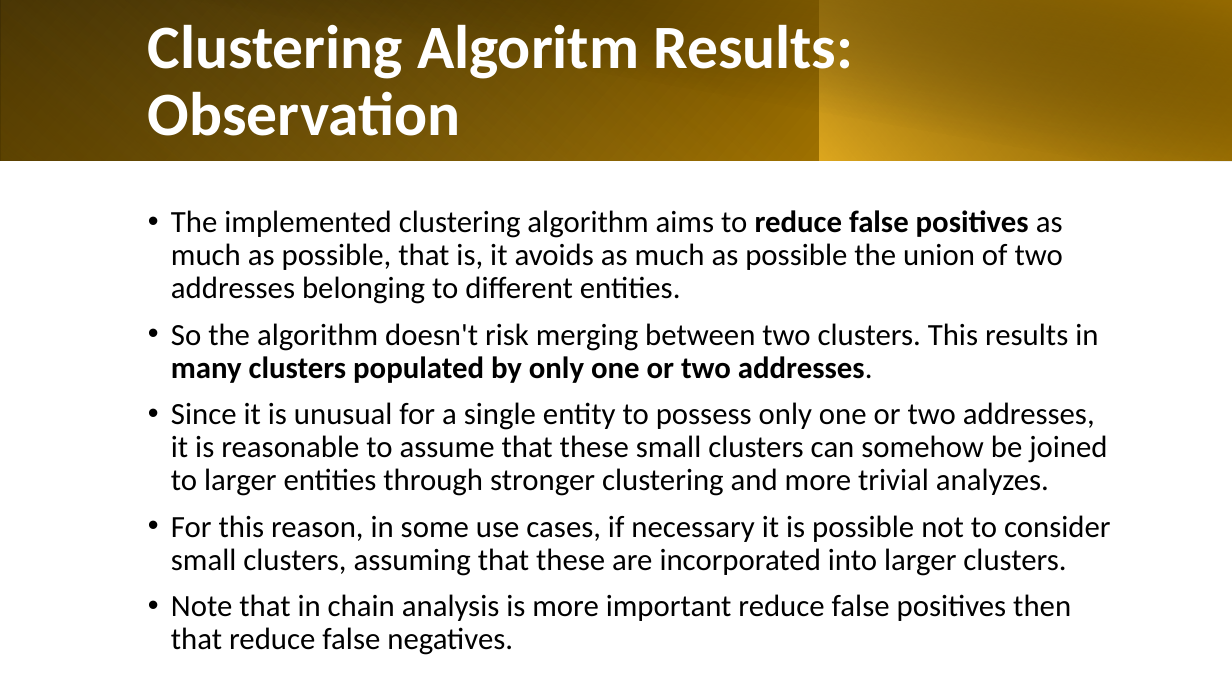
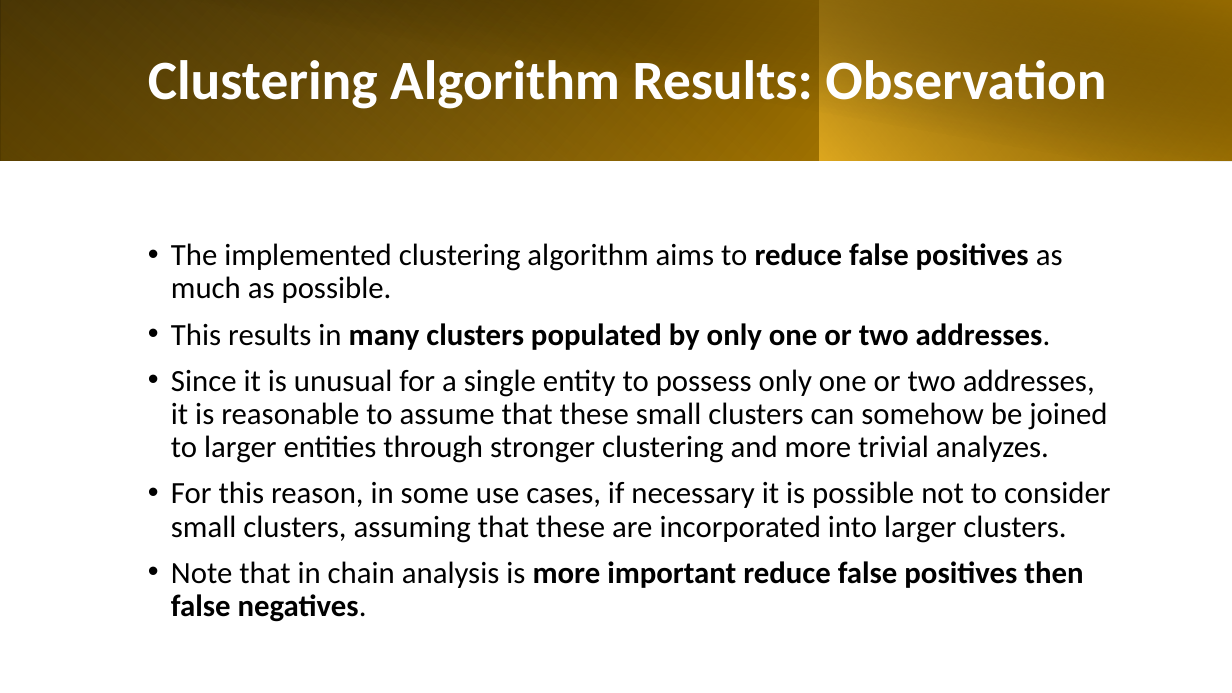
Before and after one commit to VincenzoImp/Bitcoin-Address-Clustering, a slide deck: slide 24 of Bitcoin Address Clustering.pptx (slide 23 before the commit). Drawn at 1232x693 pixels with LibreOffice and Linux fonts; fonts in the diff are those of the drawing. Boxes give left, top, right and bottom in pixels: in the first picture for what was removed or moved away, otherwise in the second. Text is boxed around its words. In the diff, an @@ line names an element or a change of style, - is before the commit and + after.

```diff
--- a/Bitcoin Address Clustering.pptx
+++ b/Bitcoin Address Clustering.pptx
@@ title at [148, 60, 1106, 113]: text changed; size 48 to 43.2 pt @@
-Clustering Algoritm Results: Observation
+Clustering Algorithm Results: Observation
@@ text at [171, 243, 1063, 350]: text changed @@
-• The implemented clustering algorithm aims to reduce false positives as much as possible, that is, it avoids as much as possible the union of two addresses belonging to different entities.
-• So the algorithm doesn't risk merging between two clusters. This results in many clusters populated by only one or two addresses.
+• The implemented clustering algorithm aims to reduce false positives as much as possible.
+• This results in many clusters populated by only one or two addresses.
@@ text at [171, 561, 1083, 622]: text changed; bold on @@
-• Note that in chain analysis is more important reduce false positives then that reduce false negatives.
+• Note that in chain analysis is more important reduce false positives then false negatives.
```
Also in this commit, not shown: 9 other slides changed, 2 slides added, 4 other files.
